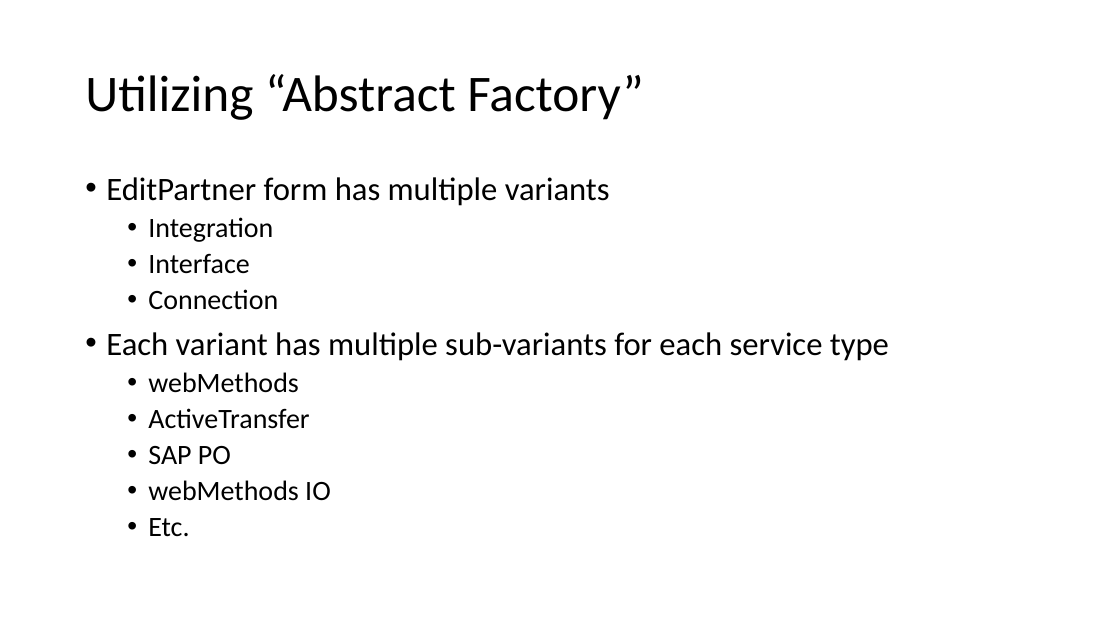
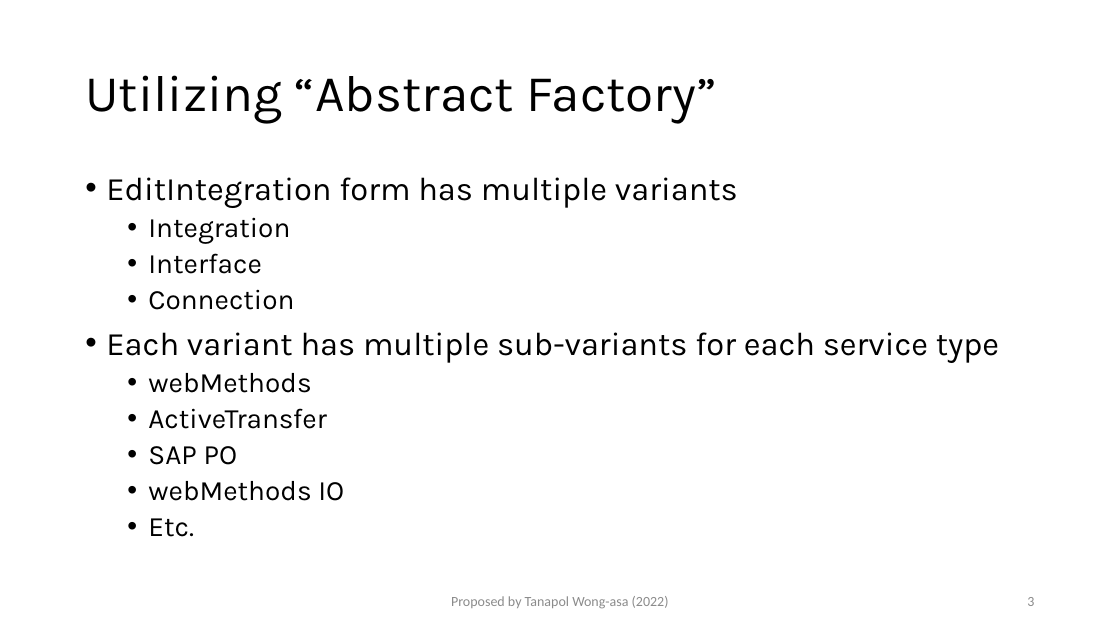
Before and after one commit to TanapolWong-asa/abstract-factory-form, a slide deck: slide 3 of diagrams/NewFormDesign.pptx (slide 1 before the commit). Drawn at 1120x630 pixels with LibreOffice and Linux fonts; fonts in the diff are those of the drawing. Boxes give left, top, right and bottom in pixels: in the first picture for what was removed or moved away, otherwise in the second. Text is boxed around its words. In the diff, an @@ line names an element or a change of style, - is before the commit and + after.

```diff
--- a/diagrams/NewFormDesign.pptx
+++ b/diagrams/NewFormDesign.pptx
@@ title "Utilizing “Abstract Factory”" at [85,75,717,123]: font Calibri to Karla @@
@@ text at [106,177,738,208]: text changed; font Calibri to Karla @@
-• EditPartner form has multiple variants
+• EditIntegration form has multiple variants
@@ text at [106,217,999,537]: font Calibri to Karla in "Integration", "Interface", "Connection", "Each variant has multiple sub-variants for each ..." and 5 more places @@
@@ text added at [451,596,669,609], 12 pt, text #8C8C8C @@
+Proposed by Tanapol Wong-asa (2022)
@@ page number added at [1027,597,1034,606], 12 pt, text #8C8C8C @@
+3
```
Also in this commit, not shown: 4 other slides changed, 17 slides added, 5 other files.
